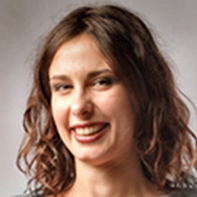
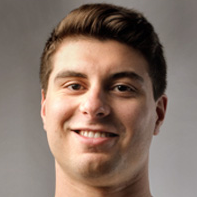
Layered file, before and after one edit (197×197). Changes by layer:
added layer "Layer 3" above "Layer 1" over [0, 0, 197, 197]
added layer "Layer 1" above "Layer 0" over [0, 0, 197, 197]
